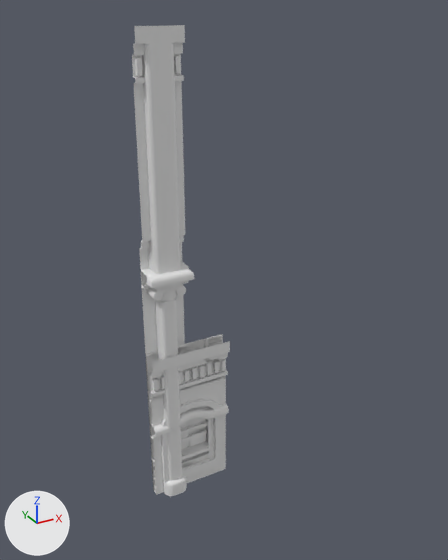
The FBX model Assets/Content/3Dmodels/Buildings/Urban/Type2/3Dmodel_Buidling_Urban_Type2.fbx: old version first, new version second.
Rendered twice from a camera (50 mm lens) standing at (-4.41, -11.76, 11.31) and looking at (1.81, -0.46, 5.66). Arrows for +X, +Y and +Z are at lower left; the lights stay in place. The first picture is the older version. Where no turn or scale is listed for an object, it has been applied to the vertices.

The first picture shows 'Buidling_Urban_Type2_Column', 'Buidling_Urban_Type2_WindowGroundFloor', 'Buidling_Urban_Type2_WindowMiddleFloor', 'Buidling_Urban_Type2_WindowTopFloor' and 5 more.
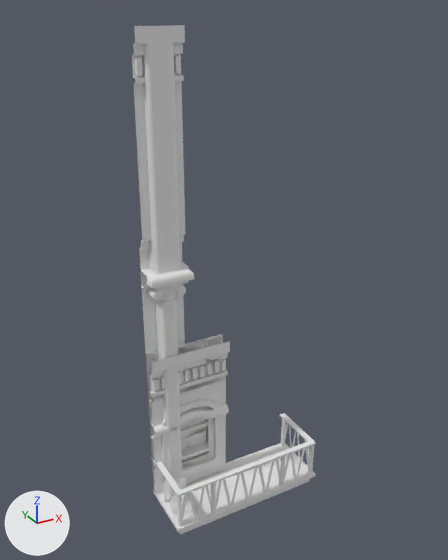
The newer file is also turned or shifted as a whole; pictures and numbers use the older file's frame.

Location of each change, (x1, y1, x2, y2) in pixels of the pictures (448 x 560 px):
'Buidling_Urban_Type2_Balcony', added
    after: (153, 413, 316, 534)

Diff of the bpy script that builds the scene:
```diff
--- a/Assets/Content/3Dmodels/Buildings/Urban/Type2/3Dmodel_Buidling_Urban_Type2.fbx.py
+++ b/Assets/Content/3Dmodels/Buildings/Urban/Type2/3Dmodel_Buidling_Urban_Type2.fbx.py
@@ me_plane @@
+me_plane.from_pydata(...)  # 259 vertices, 116 faces; spans x 0.0..4.0, y -1.5..0.0, z -0.3..1.0
@@ ob_buidling_urban_type2_balcony @@
+ob_buidling_urban_type2_balcony = bpy.data.objects.new('Buidling_Urban_Type2_Balcony', me_plane)
+ob_buidling_urban_type2_balcony.location = (0.0, 0.0, 0.0)
```
